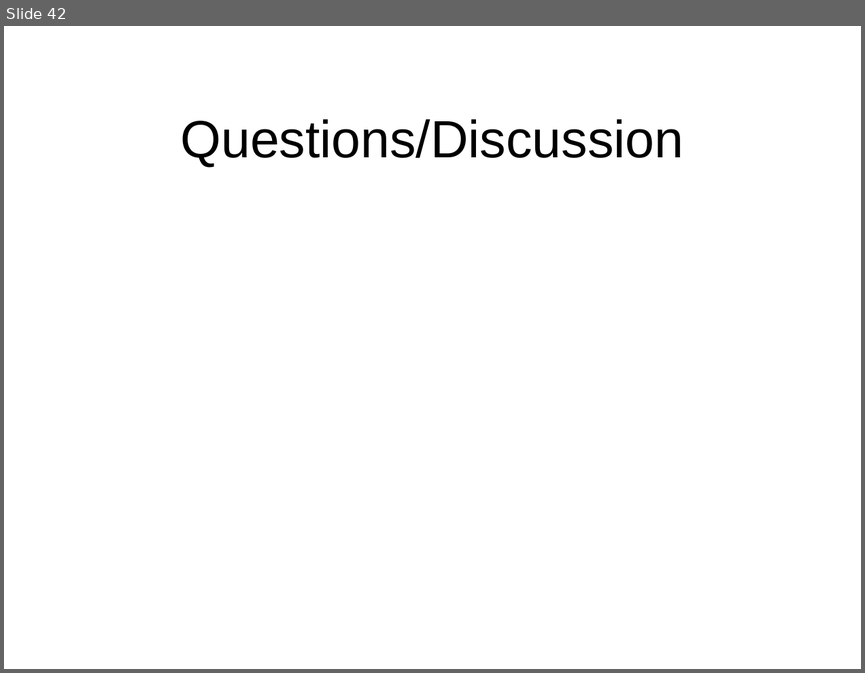
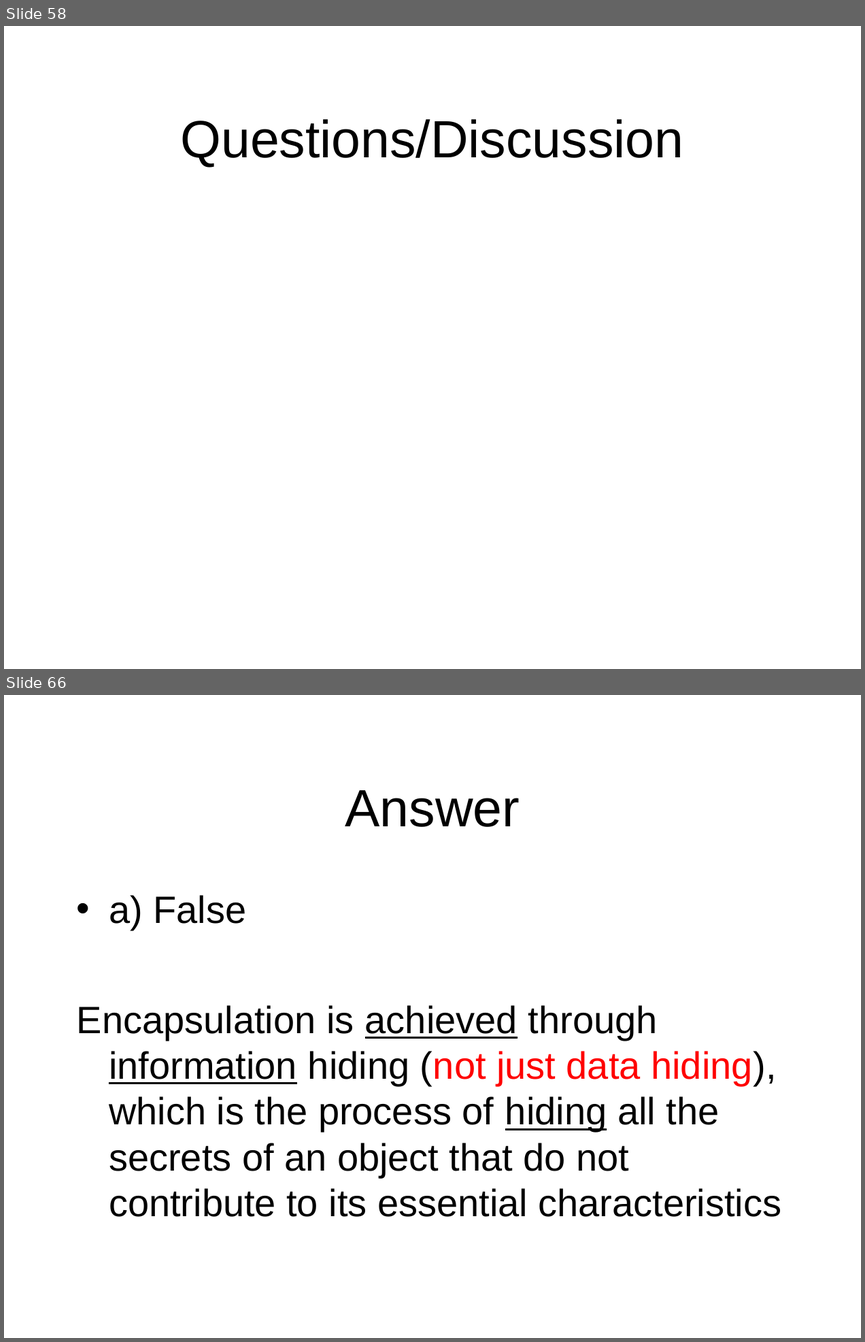
Before and after one commit to octaviordz/zjnu2017.github.io, a slide deck: OOAD/lectures/030--Object.Model.ppt. Shown one above the other, each under a label of ours: slide 42 before the commit, slides 58 and 66 after it; the slides between them are not shown. The pictures are 865x673 and 865x1342 pixels, drawn with LibreOffice and Linux fonts; fonts in the diff are those of the drawing. Boxes give left, top, right and bottom in pixels: in the first picture for what was removed or moved away, otherwise in the second. Text is boxed around its words. In the diff, an @@ line names an element or a change of style, - is before the commit and + after.

```diff
--- a/OOAD/lectures/030--Object.Model.ppt
+++ b/OOAD/lectures/030--Object.Model.ppt
@@ slide 66 added at [4,695,861,1338], background #FFFFFF @@
@@ title added at [345,790,519,827], 44 pt, text #000000 @@
+Answer
@@ text added at [77,895,782,1217], 32 pt, text #000000 @@
+• a) False
+Encapsulation is achieved through information hiding (not just data hiding), which is the process of hiding all the secrets of an object that do not contribute to its essential characteristics
@@ what was slide 42 is now slide 58 @@
```
Also in this commit, not shown: 7 slides changed, 23 other slides added, 2 other files.
